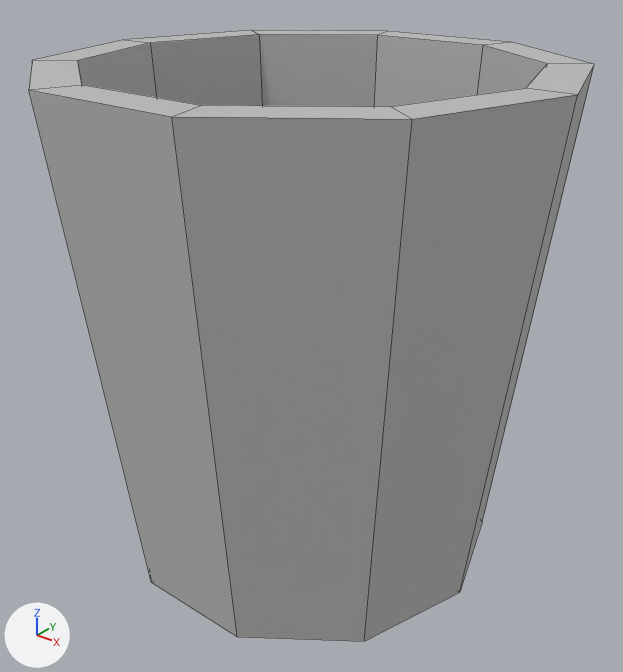
The FBX model Assets/StaticMeshes/Tonje/Bathroom/Trashbucket.fbx, before and after one commit.
The view is the same before and after, from a 50 mm lens placed at (0.8, -0.995, 0.985), pointed at (0.01, -0.008, 0.374). The lights are fixed; the arrows at lower left show +X, +Y and +Z. Mesh edges are drawn as thin lines.
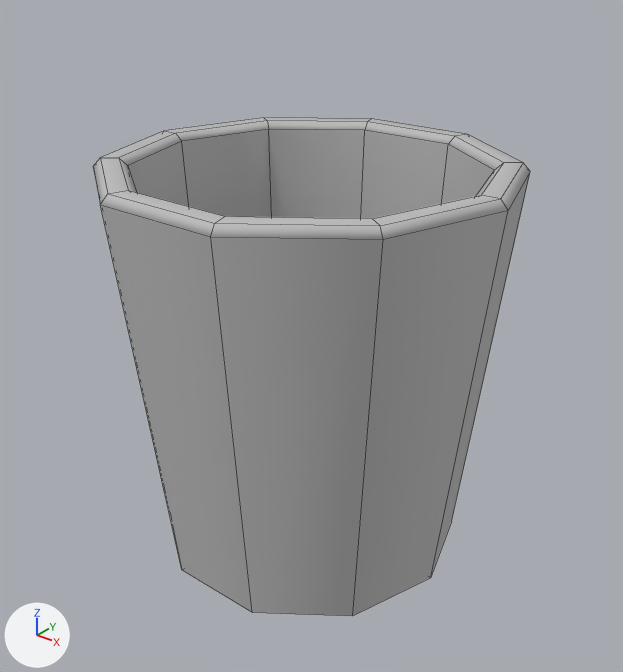
What differs and where, as boxes [x1, y1, x2, y2] in the pictures (623 x 672 px):
```json
{"object": "pCylinder1", "change": "reshaped, rescaled", "before": [29, 30, 594, 642], "after": [93, 118, 530, 616], "on screen": "23% narrower, 19% shorter"}
{"part": 1, "of": "me_mesh", "change": "built on", "before": [29, 30, 594, 642], "after": [93, 118, 530, 616]}
```

Edits to the scene script, one JSON object a line:
```json
{"block": "me_mesh", "where": "# used by ob_pcylinder1; location = (0.0, 0.0, 0.0); rotation_euler = (1.571, 0.0, 0.0), in degrees (90, 0, 0); scale = (0.4, 0.4, 0.4)"}
{"op": "remove", "block": "me_mesh", "code": "me_mesh.from_pydata(...)  # 42 vertices, 50 faces; spans x -1.0..1.0, y 0.0..2.0, z -0.95..0.95"}
{"op": "add", "block": "me_mesh", "code": "me_mesh.from_pydata(...)  # 62 vertices, 70 faces; spans x -1.0..1.0, y 0.0..2.0, z -0.95..0.95"}
{"block": "me_mesh", "change": "me_mesh part 1"}
{"block": "me_mesh", "change": "10 faces are deleted"}
{"block": "me_mesh", "change": "10 vertices in x -1.0..1.0, y 2.0, z -0.95..0.95 move by (0.0, -0.04, 0.0)"}
{"block": "me_mesh", "change": "3 vertices in x 0.68..0.84, y 2.0, z -0.49..0.49 move by (-0.01, -0.04, 0.0)"}
{"block": "me_mesh", "change": "3 vertices in x -0.84..-0.68, y 2.0, z -0.49..0.49 move by (0.01, -0.04, 0.0)"}
{"block": "me_mesh", "change": "4 vertices move from x -0.26..0.26, y 2.0, z -0.8..0.8 to x -0.26..0.26, y 1.96, z -0.79..0.79"}
{"block": "me_mesh", "change": "20 vertices are added at x -0.96..0.96, y 2.0, z -0.91..0.91"}
{"block": "me_mesh", "change": "30 new faces join them"}
{"block": "me_mesh", "change": "me_mesh part 2: the surface is now shaded smooth"}
{"op": "set", "path": "ob_pcylinder1.scale", "old": "(0.4, 0.4, 0.4)", "new": "(0.329, 0.329, 0.329)"}
```
